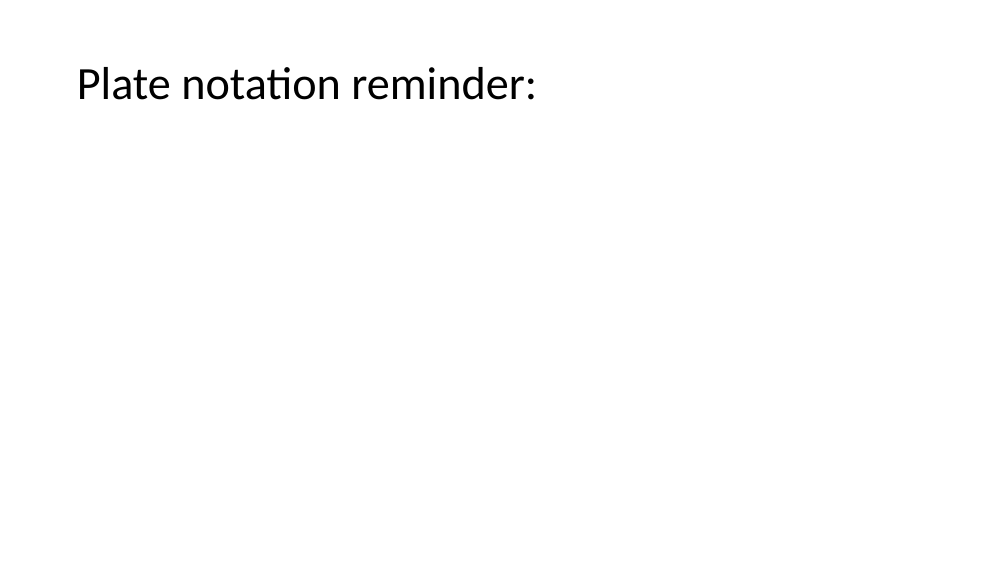
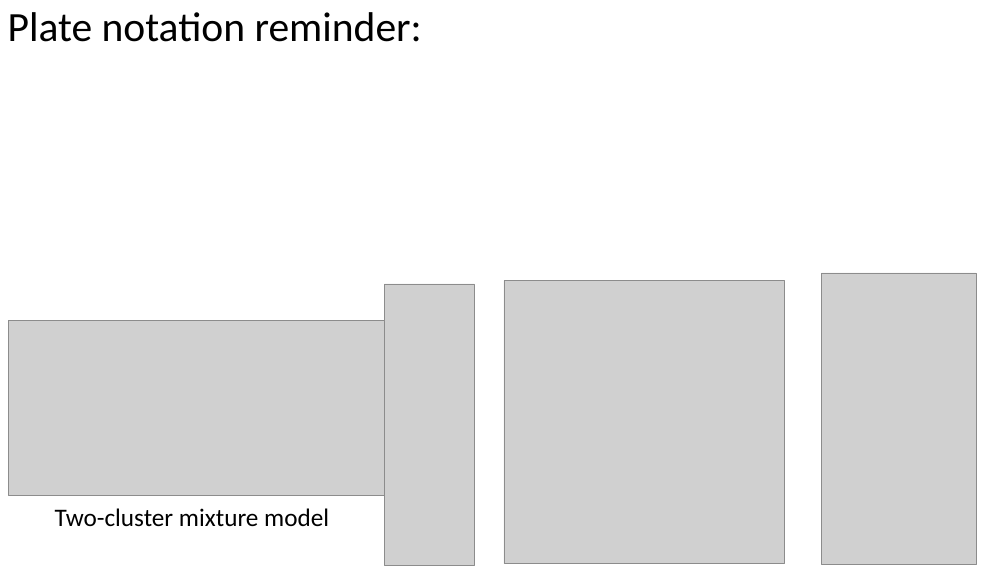
Before and after one commit to russellu/cs405, a slide deck: slide 6 of Lecture_32.pptx (slide 3 before the commit). Drawn at 1008x567 pixels with LibreOffice and Linux fonts; fonts in the diff are those of the drawing; grey boxes stand for pictures. Boxes give left, top, right and bottom in pixels: in the first picture for what was removed or moved away, otherwise in the second. Text is boxed around its words. In the diff, an @@ line names an element or a change of style, - is before the commit and + after.

```diff
--- a/Lecture_32.pptx
+++ b/Lecture_32.pptx
@@ title "Plate notation reminder:": place and size @@
-title "Plate notation reminder:" at (77, 67, 537, 100)
+title "Plate notation reminder:" at (8, 12, 422, 42)
@@ title "Plate notation reminder:" at (8, 12, 422, 42): size 44 to 39.6 pt @@
@@ picture added at (385, 284, 475, 566) @@
@@ picture added at (504, 281, 785, 563) @@
@@ picture added at (822, 273, 976, 565) @@
@@ picture added at (8, 321, 385, 496) @@
@@ text added at (55, 508, 329, 527), 24 pt, text #000000 @@
+Two-cluster mixture model
```
Also in this commit, not shown: 2 other slides changed, 9 slides added, 10 slides removed, 1 other file.
